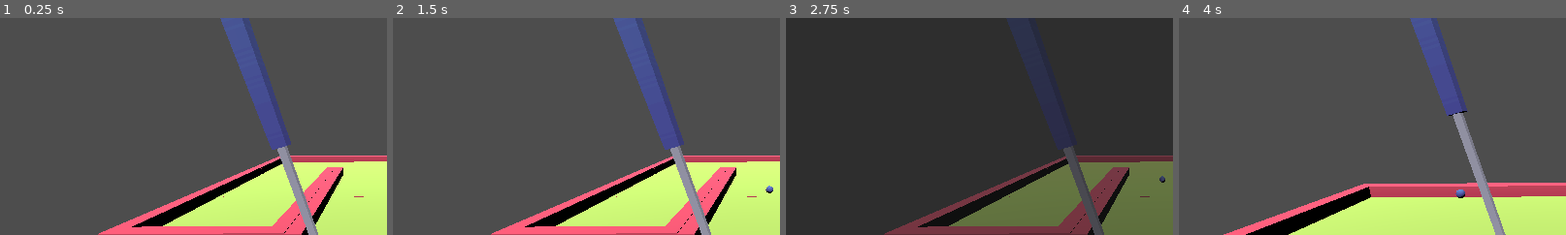
Above: before the commit, frames 1-4 (left to right).
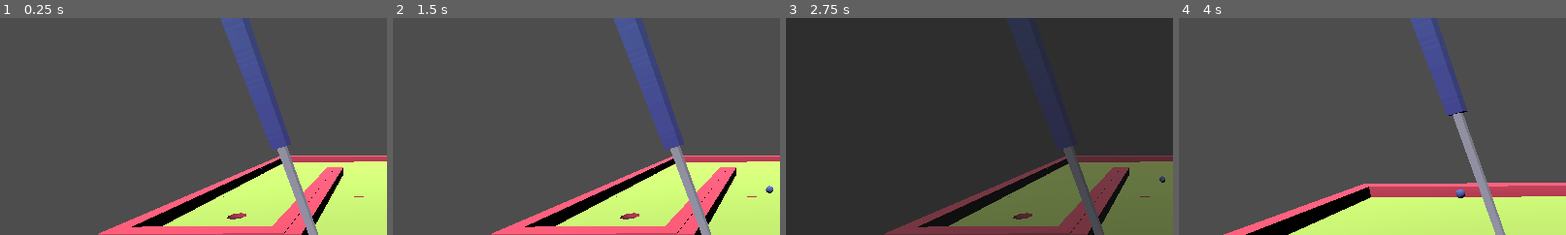
Above: after the commit, the same moments.

Repository: cmauro1/Minigolf
Game: Godot game, scene res://main.tscn
Same seed, same stepped clock (60 frames per second), same inputs: the game is played once before the commit and once after it.
Inputs (mouse positions are % of the whole screen's width and height, from its top left):
- Up to frame 1 (0.25 s): no input
- Up to frame 2 (1.5 s): tap Enter at 0.5 s; move the mouse to (72, 45) at 0.52 s; press the mouse at (72, 45) at 0.53 s; hold Right (move_right) 0.53-1.28 s; move the mouse to (30, 55) at 1.27 s; release the mouse at (30, 55) at 1.28 s; hold Left (move_left) from 1.28 s (still down); click (30, 55) at 1.35 s
- Up to frame 3 (2.75 s): tap Space at 2 s; move the mouse to (60, 28) at 2.02 s; release Left (move_left) at 2.03 s; press the mouse at (60, 28) at 2.03 s; hold Right (move_right) from 2.03 s (still down)
- Up to frame 4 (4 s): release Right (move_right) at 2.75 s; release the mouse at (60, 28) at 2.75 s; click "Press any key" at 2.75 s; move the mouse to (45, 70) at 3.52 s; hold Right (move_right) from 3.53 s (still down); click (45, 70) at 3.6 s
The pictures show only the part of the screen within x 2-51%, y 9-59%; the shares and areas given below are measured in that part.

The runs differ from the first frame. In frame 1, 0.1% of the frame differs, in the area x 36-64%, y 89-97%; in frame 2, 0.1%; in frame 3, 0.1%; in frame 4, less than 0.1%.

Commit message:
Added hole floor chunk

Diff:
--- a/hole_floor.tscn
+++ b/hole_floor.tscn
@@ -1,7 +1,71 @@
-[gd_scene load_steps=2 format=3 uid="uid://dsnpv6l1obyf5"]
+[gd_scene load_steps=10 format=3 uid="uid://dsnpv6l1obyf5"]
 
 [ext_resource type="PackedScene" uid="uid://cac5hp0plocq4" path="res://art/Models/GLB format/hole-square.glb" id="1_qac45"]
 
-[node name="hole_floor" type="Node3D"]
+[sub_resource type="BoxShape3D" id="BoxShape3D_ahb18"]
+size = Vector3(1, 0.0604994, 0.443948)
+
+[sub_resource type="BoxShape3D" id="BoxShape3D_fdf7x"]
+size = Vector3(1, 0.06, 0.445037)
+
+[sub_resource type="BoxShape3D" id="BoxShape3D_wprvh"]
+size = Vector3(0.447084, 0.06, 1)
+
+[sub_resource type="BoxShape3D" id="BoxShape3D_3u107"]
+size = Vector3(0.447, 0.06, 1)
+
+[sub_resource type="BoxShape3D" id="BoxShape3D_pgtub"]
+size = Vector3(0.181262, 0.0191923, 0.243933)
+
+[sub_resource type="BoxShape3D" id="BoxShape3D_fva0o"]
+size = Vector3(0.0974675, 0.150315, 1)
+
+[sub_resource type="BoxShape3D" id="BoxShape3D_naqdh"]
+size = Vector3(0.097, 0.15, 1)
+
+[sub_resource type="BoxShape3D" id="BoxShape3D_v3ocb"]
+size = Vector3(1, 0.15, 0.097)
+
+[node name="hole_floor" type="StaticBody3D"]
 
 [node name="hole-square" parent="." instance=ExtResource("1_qac45")]
+
+[node name="Flat" type="StaticBody3D" parent="."]
+
+[node name="FrontFlat" type="CollisionShape3D" parent="Flat"]
+transform = Transform3D(1, 0, 0, 0, 1, 0, 0, 0, 1, 0, 0.0327659, -0.278708)
+shape = SubResource("BoxShape3D_ahb18")
+
+[node name="RearFlat" type="CollisionShape3D" parent="Flat"]
+transform = Transform3D(1, 0, 0, 0, 1, 0, 0, 0, 1, 0, 0.033, 0.276928)
+shape = SubResource("BoxShape3D_fdf7x")
+
+[node name="LeftFlat" type="CollisionShape3D" parent="Flat"]
+transform = Transform3D(1, 0, 0, 0, 1, 0, 0, 0, 1, 0.276677, 0.033, 0)
+shape = SubResource("BoxShape3D_wprvh")
+
+[node name="RightFlat" type="CollisionShape3D" parent="Flat"]
+transform = Transform3D(1, 0, 0, 0, 1, 0, 0, 0, 1, -0.27556, 0.033, 0)
+shape = SubResource("BoxShape3D_3u107")
+
+[node name="HoleBottom" type="CollisionShape3D" parent="Flat"]
+transform = Transform3D(1, 0, 0, 0, 1, 0, 0, 0, 1, 0.0104615, -0.0114956, 0.0268879)
+shape = SubResource("BoxShape3D_pgtub")
+
+[node name="LeftWall" type="StaticBody3D" parent="."]
+
+[node name="CollisionShape3D" type="CollisionShape3D" parent="LeftWall"]
+transform = Transform3D(1, 0, 0, 0, 1, 0, 0, 0, 1, 0.449751, 0.0730706, 0)
+shape = SubResource("BoxShape3D_fva0o")
+
+[node name="RightWall" type="StaticBody3D" parent="."]
+
+[node name="CollisionShape3D" type="CollisionShape3D" parent="RightWall"]
+transform = Transform3D(1, 0, 0, 0, 1, 0, 0, 0, 1, -0.45, 0.073, 0)
+shape = SubResource("BoxShape3D_naqdh")
+
+[node name="RearWall" type="StaticBody3D" parent="."]
+
+[node name="CollisionShape3D" type="CollisionShape3D" parent="RearWall"]
+transform = Transform3D(1, 0, 0, 0, 1, 0, 0, 0, 1, 0, 0.073, 0.45)
+shape = SubResource("BoxShape3D_v3ocb")
--- a/test_hole.tscn
+++ b/test_hole.tscn
@@ -3,7 +3,7 @@
 [ext_resource type="PackedScene" uid="uid://dqfpkyxf5k4gl" path="res://start.tscn" id="1_okyed"]
 [ext_resource type="PackedScene" uid="uid://dtrw5glblyd7g" path="res://straight.tscn" id="2_88p1s"]
 [ext_resource type="PackedScene" uid="uid://7sg5u3vp0mxq" path="res://corner_floor.tscn" id="3_c44h2"]
-[ext_resource type="PackedScene" uid="uid://dihsn7wc3ljnp" path="res://end_floor.tscn" id="4_24tw0"]
+[ext_resource type="PackedScene" uid="uid://dsnpv6l1obyf5" path="res://hole_floor.tscn" id="4_nhqtx"]
 
 [node name="TestHole" type="Node"]
 
@@ -24,5 +24,5 @@
 [node name="StraightFloor3" parent="." instance=ExtResource("2_88p1s")]
 transform = Transform3D(1, 0, 0, 0, 1, 0, 0, 0, 1, 0.99421, -0.124265, 2.52064)
 
-[node name="EndFloor" parent="." instance=ExtResource("4_24tw0")]
-transform = Transform3D(-1, 0, -8.74228e-08, 0, 1, 0, 8.74228e-08, 0, -1, 0.994, -0.124, 1.53)
+[node name="hole_floor" parent="." instance=ExtResource("4_nhqtx")]
+transform = Transform3D(-1, 0, 8.74228e-08, 0, 1, 0, -8.74228e-08, 0, -1, 0.994, -0.124, 1.53)
